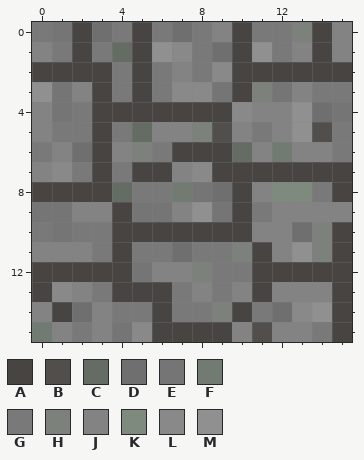
A pixel-art sprite gets an edit: textures/mycastle_cobble.png. The picture above is the old version.
The file is 16x16 pixels. Colours within 5 levels of each other are drawn and written as one.
Palette (. is transparent): A #484442  B #514e4c  C #656c64  D #6f6f6f  E #747574  F #727b72  G #7a7979  H #7c817c  J #838383  K #7f8a7e  L #898989  M #909090
Pixels before, first column x 0:
 0 GEADGAGDGJAGGHAJ
 1 JGAGCAMLGDAMGJAJ
 2 AAAAGAGJGLAAAAAA
 3 MEJAGAGLLEAHEJGG
 4 JEGAAAAAAALJJMDE
 5 JGGAGCJJHBJGJMBG
 6 GJDAJHGAAACJFJJG
 7 JLGAGAAJLAAAAAAA
 8 AAAACGGFEDAJKKGA
 9 EEJJAEEJMEAGJJJJ
10 GEGGAAAAAAAJJDHA
11 JJJGAGGDGGHAJMHA
12 AAAAAEJJHGGAAAAA
13 ALJGAAAGJGJAJJJA
14 JADJGGAGGHAGDLMA
15 FJGJELAAAAJBJJGA
After the commit:
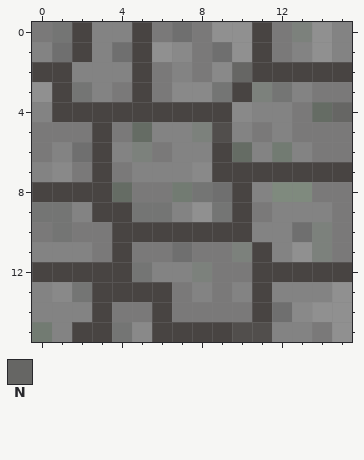
Colours new in this view: N #666664
The exact change:
Changed rows in their new state; - is an unchanged pixel.
first column x 0:
 0 ---JJ----MMA--M-
 1 -D-JD-----MA--M-
 2 --JJJ-----N-----
 3 -AEJ------------
 4 -AA----------GCN
 5 G------------GG-
 6 -------JJ-----G-
 7 -----JJ---------
 8 ---------------G
 9 ---A-----------G
10 ---------------G
11 ---------------G
13 J-EA-----------M
14 -JJA-----GGA---M
15 --AA------B----M
